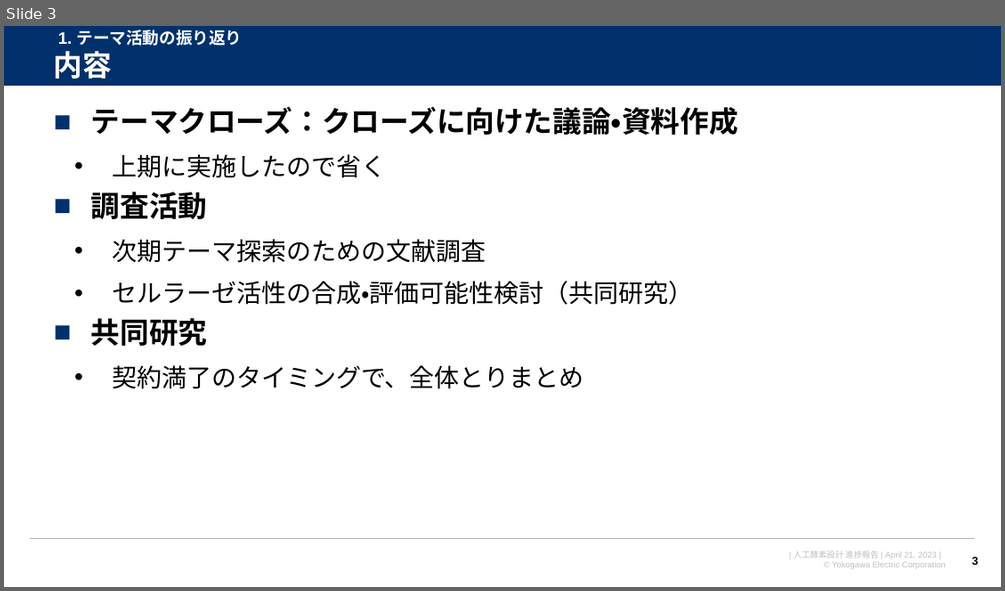
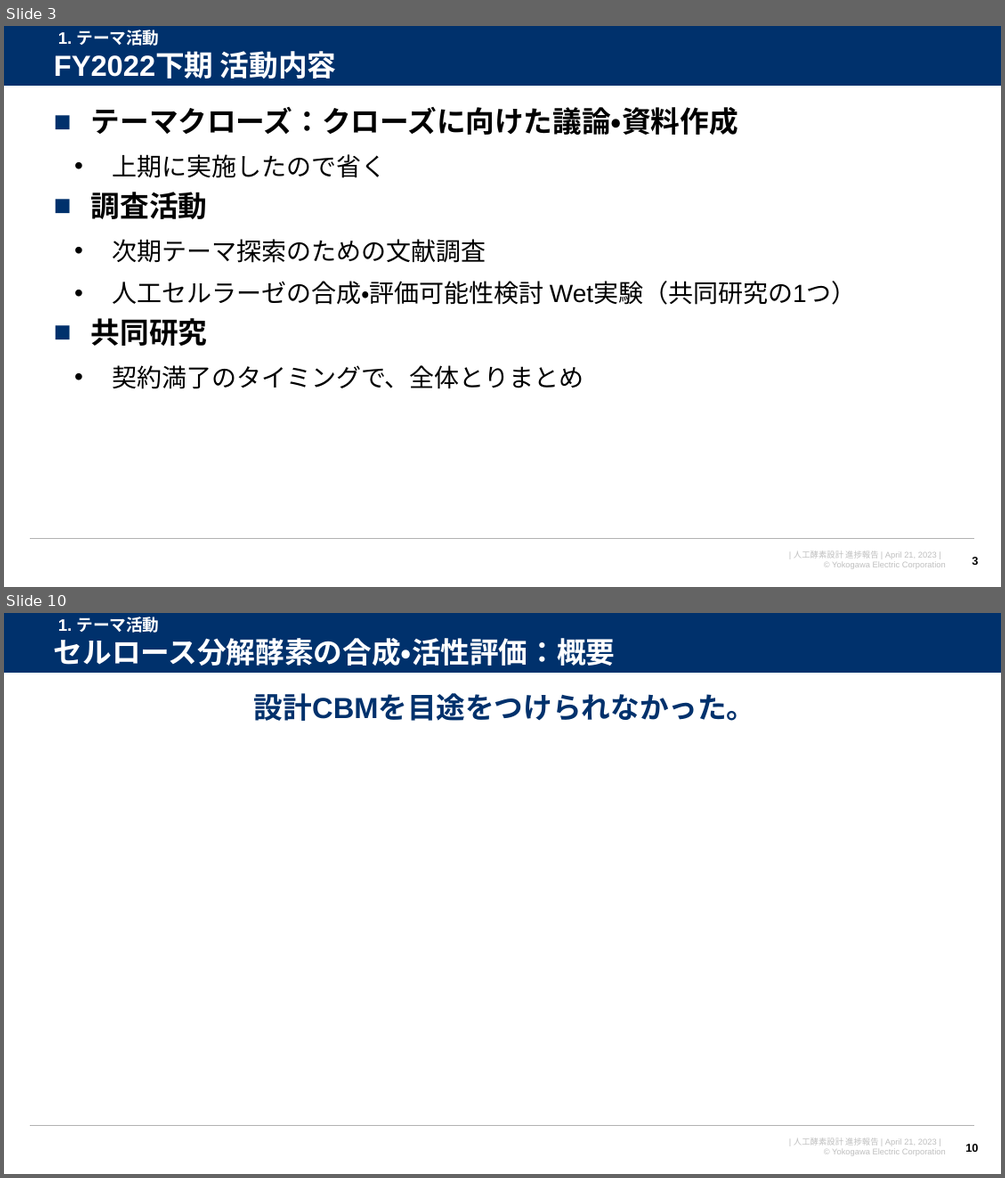
Before and after one commit to watarukumagai-git/denovo, a slide deck: joint_res/230421_人工酵素設計_進捗報告_rev.0.pptx. Shown one above the other, each under a label of ours: slide 3 before the commit, slides 3 and 10 after it; the slides between them are not shown. The pictures are 1005x591 and 1005x1178 pixels, drawn with LibreOffice and Linux fonts; fonts in the diff are those of the drawing; background and template pictures are left out. Boxes give left, top, right and bottom in pixels: in the first picture for what was removed or moved away, otherwise in the second. Text is boxed around its words. In the diff, an @@ line names an element or a change of style, - is before the commit and + after.

```diff
--- a/joint_res/230421_人工酵素設計_進捗報告_rev.0.pptx
+++ b/joint_res/230421_人工酵素設計_進捗報告_rev.0.pptx
@@ slide 10 added at (x1=4, y1=613, x2=1001, y2=1174), background #FFFFFF; not listed: 4 template elements that a slide beside it also shows @@
@@ title added at (x1=54, y1=638, x2=615, y2=666), 28 pt, text #FFFFFF, bold @@
+セルロース分解酵素の合成・活性評価：概要
@@ text added at (x1=58, y1=617, x2=160, y2=633), 16 pt, text #FFFFFF, bold @@
+1. テーマ活動
@@ text added at (x1=254, y1=693, x2=756, y2=721), 28 pt, text #00316C, bold @@
+設計CBMを目途をつけられなかった。
@@ page number added at (x1=965, y1=1143, x2=978, y2=1151), 11 pt, text #000000, bold @@
+10
@@ slide 3 changed as well @@
@@ title at (x1=54, y1=51, x2=337, y2=79): text changed @@
-内容
+FY2022下期 活動内容
@@ text at (x1=58, y1=30, x2=160, y2=46): text changed @@
-1. テーマ活動の振り返り
+1. テーマ活動
@@ text at (x1=112, y1=281, x2=857, y2=305): text changed @@
-  • セルラーゼ活性の合成・評価可能性検討（共同研究）
+  • 人工セルラーゼの合成・評価可能性検討 Wet実験（共同研究の1つ）
```
Also in this commit, not shown: 8 other slides changed, 12 other slides added, 1 slide removed.
